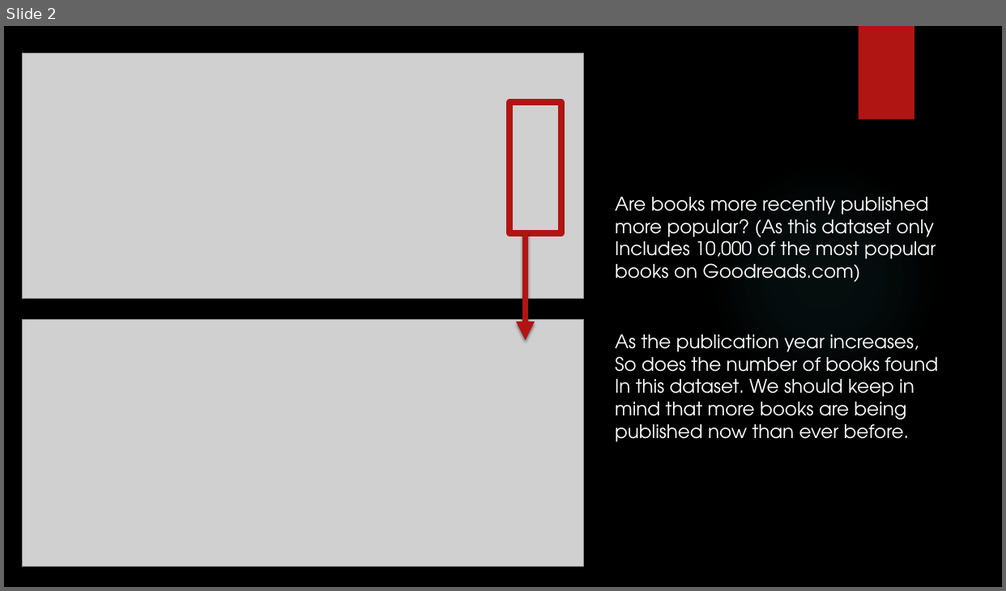
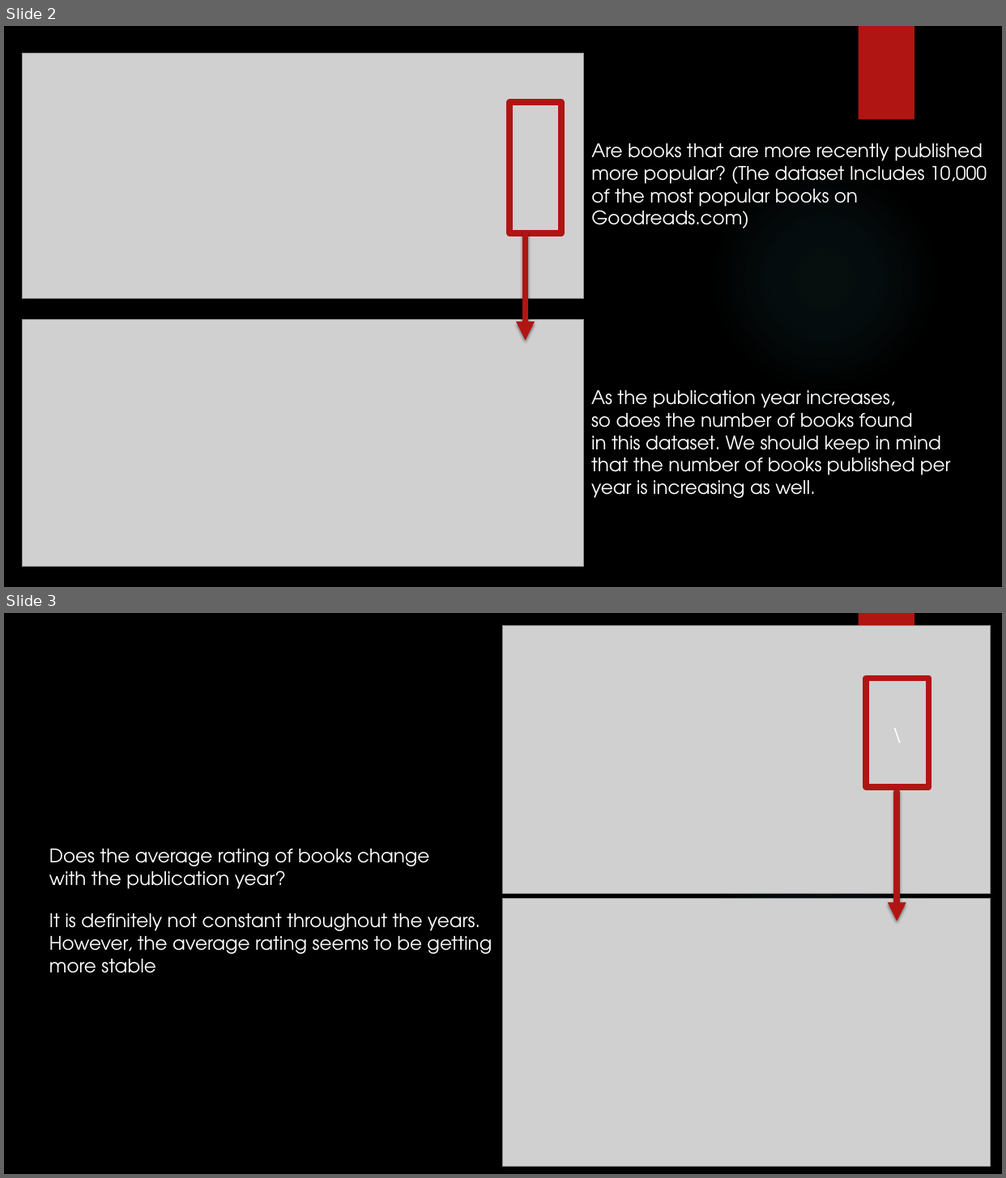
Before and after one commit to ubco-mds-2018-labs/data551-project2ndmilestone-harjn, a slide deck: Data 551 Milestone 2 Visualizations.pptx. Shown one above the other, each under a label of ours: slide 2 before the commit, slides 2 and 3 after it. The pictures are 1006x591 and 1006x1178 pixels, drawn with LibreOffice and Linux fonts; fonts in the diff are those of the drawing; grey boxes stand for pictures; background and template pictures are left out. Boxes give left, top, right and bottom in pixels: in the first picture for what was removed or moved away, otherwise in the second. Text is boxed around its words. In the diff, an @@ line names an element or a change of style, - is before the commit and + after.

```diff
--- a/Data 551 Milestone 2 Visualizations.pptx
+++ b/Data 551 Milestone 2 Visualizations.pptx
@@ slide 3 added at bbox=[4, 613, 1002, 1174], background picture (left out); not listed: 2 template elements that a slide beside it also shows @@
@@ picture added at bbox=[503, 626, 991, 894] @@
@@ rectangle added at bbox=[867, 678, 929, 787], outline #B01513 6 pt, 18 pt, text #FFFFFF @@
+\
@@ arrow added from (897, 792) to (897, 922), #B01513 6 pt @@
@@ text added at bbox=[49, 849, 429, 889], 18 pt, text #FFFFFF @@
+Does the average rating of books change
+with the publication year?
@@ picture added at bbox=[503, 898, 991, 1166] @@
@@ text added at bbox=[49, 914, 492, 973], 18 pt, text #FFFFFF @@
+It is definitely not constant throughout the years.
+However, the average rating seems to be getting
+more stable
@@ slide 2 changed as well @@
@@ text at bbox=[591, 143, 987, 228]: text changed @@
-Are books more recently published
-more popular? (As this dataset only
-Includes 10,000 of the most popular
-books on Goodreads.com)
+Are books that are more recently published
+more popular? (The dataset Includes 10,000
+of the most popular books on
+Goodreads.com)
@@ text "As the publication year increases,": place and size @@
-text "As the publication year increases," at bbox=[615, 335, 938, 442]
+text "As the publication year increases," at bbox=[591, 390, 951, 498]
@@ text at bbox=[591, 408, 951, 498]: text changed @@
-So does the number of books found
-In this dataset. We should keep in mind that more books are being published now than ever before.
+so does the number of books found
+in this dataset. We should keep in mind that the number of books published per year is increasing as well.
```
Also in this commit, not shown: 1 other slide changed, 1 other file.
